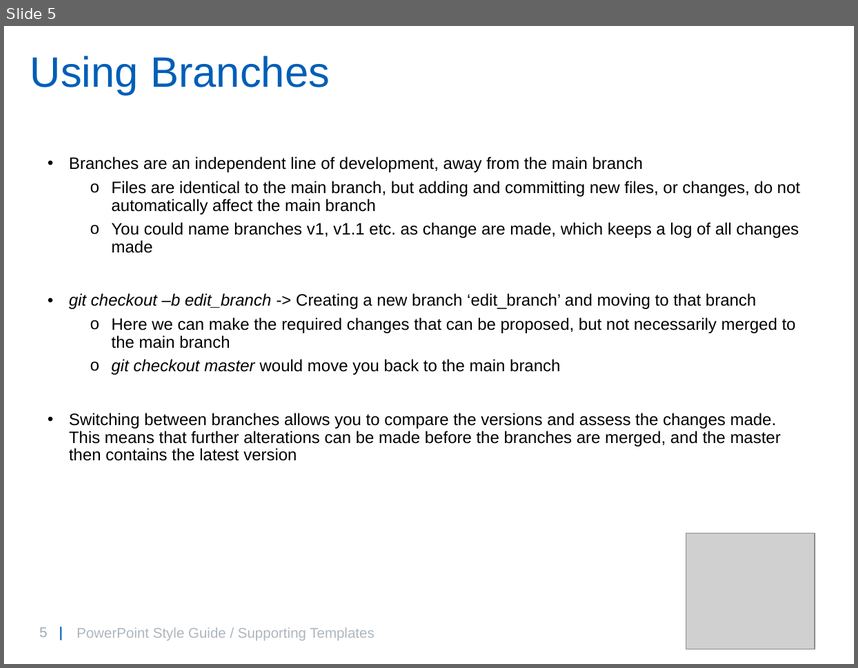
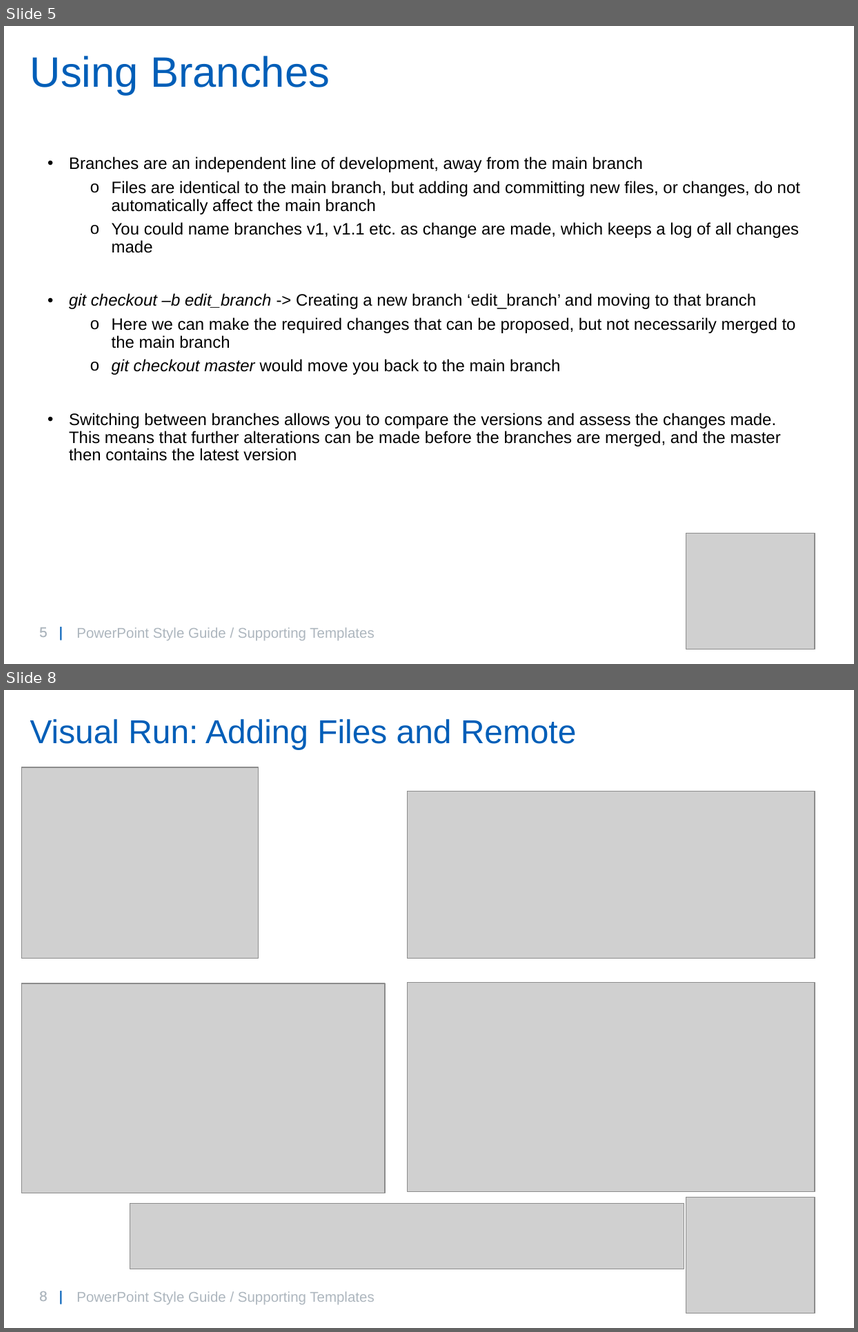
Before and after one commit to willbrooks2/Git_Introduction, a slide deck: GitIntro.pptx. Shown one above the other, each under a label of ours: slide 5 before the commit, slides 5 and 8 after it; the slides between them are not shown. The pictures are 858x668 and 858x1332 pixels, drawn with LibreOffice and Linux fonts; fonts in the diff are those of the drawing; grey boxes stand for pictures; background and template pictures are left out. Boxes give left, top, right and bottom in pixels: in the first picture for what was removed or moved away, otherwise in the second. Text is boxed around its words. In the diff, an @@ line names an element or a change of style, - is before the commit and + after.

```diff
--- a/GitIntro.pptx
+++ b/GitIntro.pptx
@@ slide 8 added at [4,690,854,1328], background #FFFFFF; not listed: 2 template elements that a slide beside it also shows @@
@@ title added at [30,719,577,749], 28 pt, text #005EB8 @@
+Visual Run: Adding Files and Remote
@@ picture added at [22,767,258,958] @@
@@ picture added at [407,791,814,958] @@
@@ picture added at [22,983,385,1192] @@
@@ picture added at [407,983,814,1192] @@
@@ picture added at [130,1203,684,1269] @@
@@ picture added at [686,1196,815,1313] @@
@@ text added at [76,1291,374,1304], 12 pt, text #ADB6BE @@
+PowerPoint Style Guide / Supporting Templates
```
Also in this commit, not shown: 2 slides changed, 4 other slides added.
